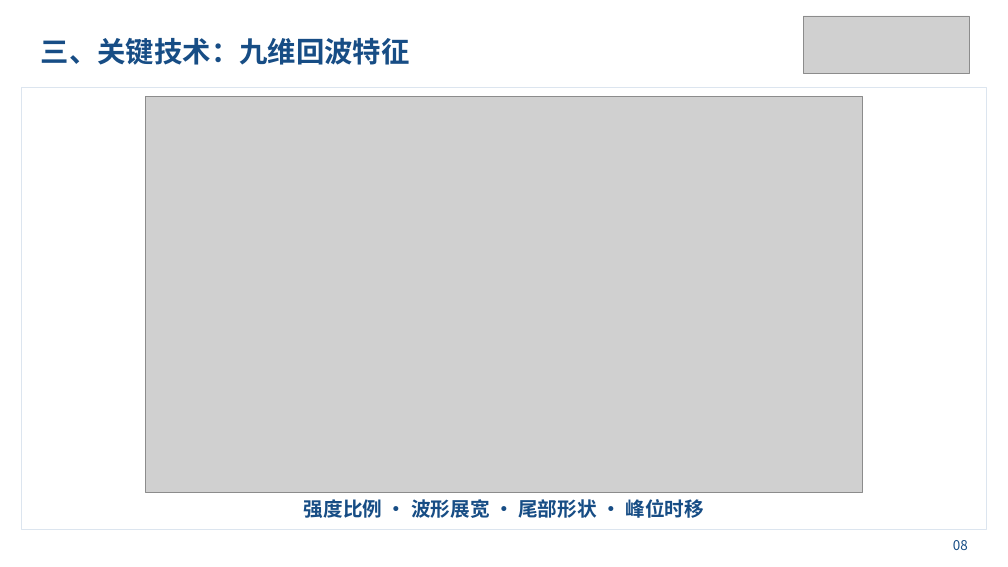
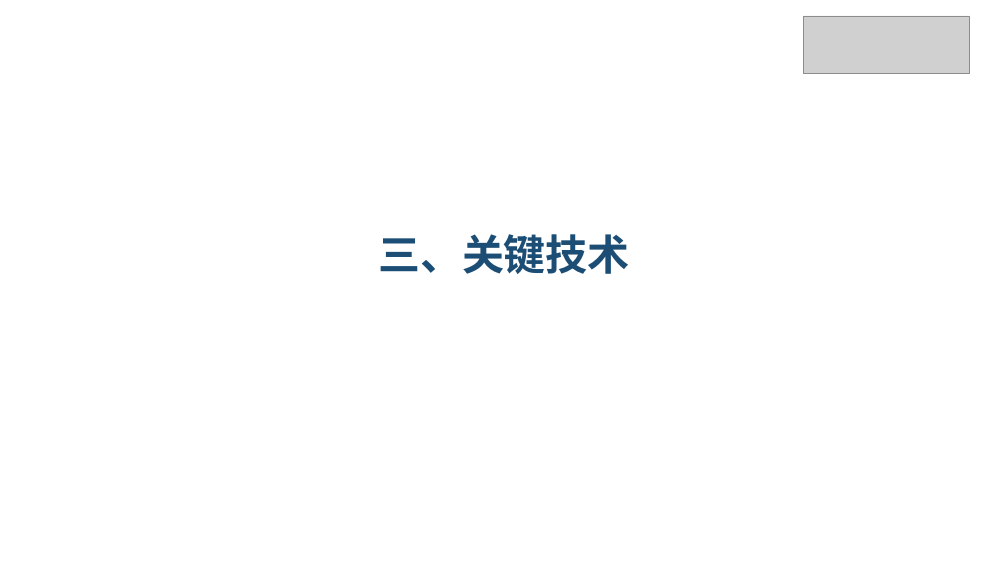
Before and after one commit to MIEMIE-mio-233/Photon-Material-Lab-FPGA-Based-Single-Photon-Material-Recognition, a slide deck: slide 9 of report/presentation.pptx (slide 8 before the commit). Drawn at 1008x567 pixels with LibreOffice and Linux fonts; fonts in the diff are those of the drawing; grey boxes stand for pictures; background and template pictures are left out. Boxes give left, top, right and bottom in pixels: in the first picture for what was removed or moved away, otherwise in the second. Text is boxed around its words. In the diff, an @@ line names an element or a change of style, - is before the commit and + after.

```diff
--- a/report/presentation.pptx
+++ b/report/presentation.pptx
@@ rectangle removed at (21, 88, 987, 529) @@
@@ picture removed at (145, 96, 863, 492) @@
@@ text at (378, 234, 630, 274): text changed; size 27 to 40 pt; font Noto Sans CJK SC to Cabin; text colour #174D85 to #1C4E75 @@
-三、关键技术：九维回波特征
+三、关键技术
@@ text removed at (304, 499, 704, 518) @@
-强度比例 · 波形展宽 · 尾部形状 · 峰位时移
@@ text removed at (953, 540, 968, 550) @@
-08
```
Also in this commit, not shown: 8 other slides changed, 4 slides added, 2 slides removed, 1 other file.
